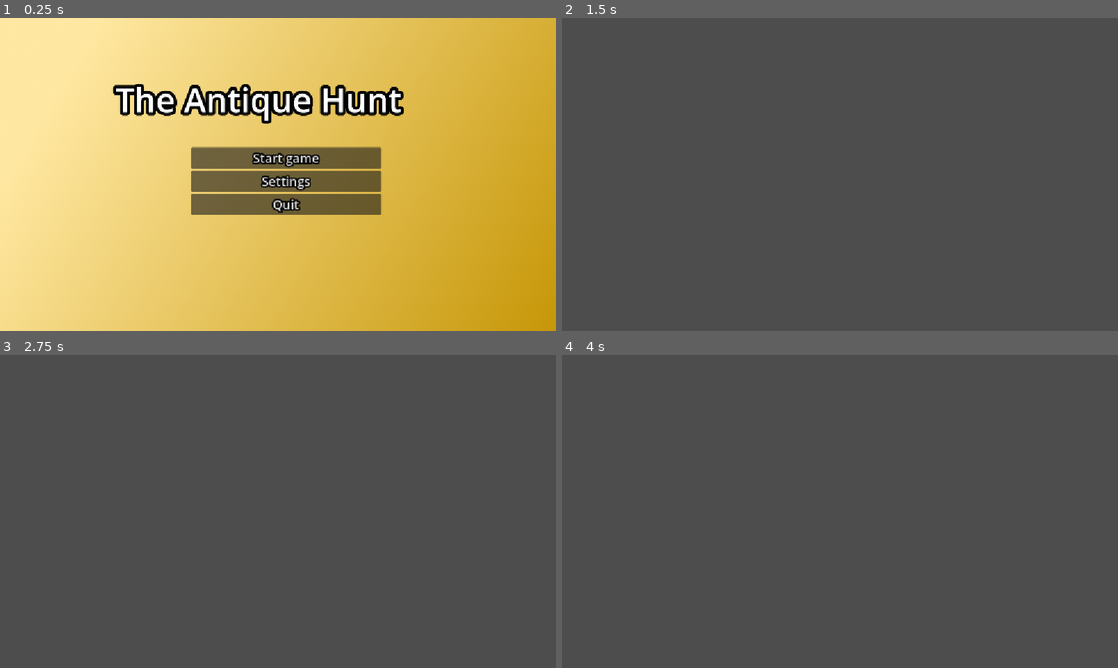
Above: before the commit, frames 1-4 (two rows, left to right).
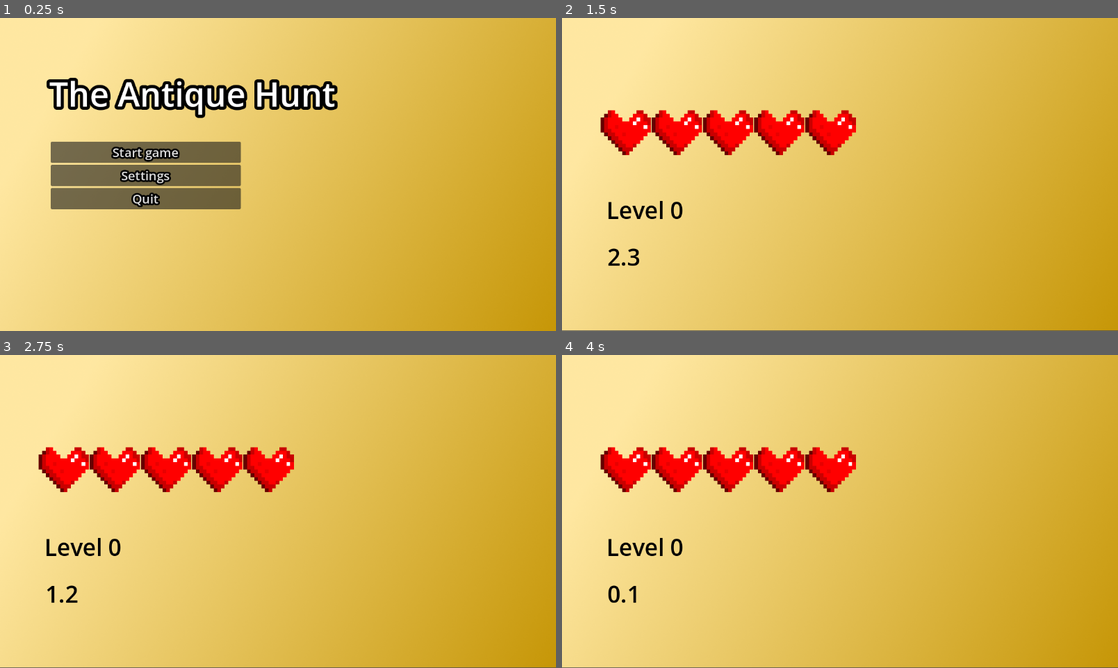
Above: after the commit, the same moments.

Repository: OldNimrod902/Week2Game
Game: Godot game, scene res://scenes/title_screen.tscn
Two runs of this game, one before a commit and one after it. Both use one fixed random seed, a clock stepped at 60 frames per second and the inputs below.
Inputs (mouse positions are in pixels of both pictures, inside the frame that each line leads up to):
- Up to frame 1 (0.25 s): no input
- Up to frame 2 (1.5 s): click "Start game" at 0.5 s; tap Enter (ui_accept) at 1.25, 1.35 s; move the mouse to (962, 158) at 1.27 s; hold Right (ui_right) from 1.28 s (still down); click (962, 158) at 1.42 s
- Up to frame 3 (2.75 s): tap Enter (ui_accept) at 1.52, 1.82 s; release Right (ui_right) at 2 s; drag from (166, 527) to (250, 574) at 2.02 s
- Up to frame 4 (4 s): tap Enter (ui_accept) at 2.75, 3.05 s; move the mouse to (895, 442) at 2.77 s; hold Left (ui_left) 2.78-3.5 s; tap Shift at 2.85 s; drag from (812, 574) to (673, 464) at 3.52 s

The runs differ from the first frame. In frame 1, 16% of the frame differs, in the area x 8-73%, y 19-63%; in frame 2, 100%; in frame 3, 100%; in frame 4, 100%, in the area x 0-100%, y 0-100%.

Commit message:
First level works

Diff:
--- /dev/null
+++ b/global.gd
@@ -0,0 +1,13 @@
+extends Node
+
+var minigames_done = 0
+var lives = 5
+
+# Called when the node enters the scene tree for the first time.
+func _ready() -> void:
+	pass # Replace with function body.
+
+
+# Called every frame. 'delta' is the elapsed time since the previous frame.
+func _process(delta: float) -> void:
+	pass
--- /dev/null
+++ b/mappiece.gd
@@ -0,0 +1,25 @@
+# the onreadys below run immediately at the start of the game, preventing
+# errors related to variable that haven't been defined yet in later scripts
+
+extends Node2D
+@onready var player: CharacterBody2D = $"../Player" # grabs the parent node
+@onready var self_area = $Area2D
+@onready var player_area = $"../Player/Area2D"
+
+# make a signal
+signal mappiece_collected
+
+func _process(delta: float) -> void: # this runs EVERY FRAME!
+
+	if player_area.overlaps_area(self_area): # checks if overlapping
+		if self.visible:
+			emit_signal("mappiece_collected") #signal broadcast
+			self.hide() #removed from player sight; collected
+
+
+# Because you're emitting a signal here, you need to connect that signal to
+# something to actually make it do a function. To do that, go to the
+# `Signals` menu next to the inspector tab and double click it.
+# You would then need to connect it to the parent script or scene script
+# and also name it something. You can name it ` garlic_collect` as seen
+# below, in the next script.
--- /dev/null
+++ b/player.gd
@@ -0,0 +1,25 @@
+extends CharacterBody2D
+
+
+const SPEED = 300.0
+const JUMP_VELOCITY = -600.0
+
+
+func _physics_process(delta: float) -> void:
+	# Add the gravity.
+	if not is_on_floor():
+		velocity += get_gravity() * delta
+
+	# Handle jump.
+	if Input.is_action_just_pressed("ui_accept") and is_on_floor():
+		velocity.y = JUMP_VELOCITY
+
+	# Get the input direction and handle the movement/deceleration.
+	# As good practice, you should replace UI actions with custom gameplay actions.
+	var direction := Input.get_axis("ui_left", "ui_right")
+	if direction:
+		velocity.x = direction * SPEED
+	else:
+		velocity.x = move_toward(velocity.x, 0, SPEED)
+
+	move_and_slide()
--- a/project.godot
+++ b/project.godot
@@ -15,9 +15,13 @@
 config/features=PackedStringArray("4.7", "GL Compatibility")
 config/icon="res://icon.svg"
 
+[autoload]
+
+Global="*uid://dy0n6nev4qd1k"
+
 [display]
 
-window/stretch/mode="canvas_items"
+window/stretch/mode="viewport"
 window/stretch/aspect="expand"
 
 [editor_plugins]
--- /dev/null
+++ b/scenes/level_scene.gd
@@ -0,0 +1,11 @@
+extends Node2D
+
+
+# Called when the node enters the scene tree for the first time.
+func _ready() -> void:
+	pass # Replace with function body.
+
+
+# Called every frame. 'delta' is the elapsed time since the previous frame.
+func _process(delta: float) -> void:
+	pass
--- a/scenes/level_scene.tscn
+++ b/scenes/level_scene.tscn
@@ -1,3 +1,61 @@
 [gd_scene format=3 uid="uid://gs6rc114yvc"]
 
+[ext_resource type="Script" uid="uid://moyxo1fnjtyb" path="res://scenes/timer_screen.gd" id="1_a74lg"]
+[ext_resource type="Texture2D" uid="uid://dpby4yvjnabg4" path="res://assets/background.png" id="2_c8xsp"]
+[ext_resource type="Texture2D" uid="uid://ce805tjq16jcs" path="res://assets/heart.png" id="3_fkwfp"]
+
 [node name="level_scene" type="Node2D" unique_id=2063433828]
+position = Vector2(0, -1)
+script = ExtResource("1_a74lg")
+
+[node name="Background" type="TextureRect" parent="." unique_id=508519362]
+offset_right = 1920.0
+offset_bottom = 1080.0
+scale = Vector2(0.6000162, 0.6000356)
+texture = ExtResource("2_c8xsp")
+
+[node name="HeartContainer" type="HBoxContainer" parent="." unique_id=1873210527]
+offset_left = 80.0
+offset_top = 184.0
+offset_right = 1146.0
+offset_bottom = 394.0
+scale = Vector2(0.4958393, 0.5168259)
+
+[node name="Heart" type="TextureRect" parent="HeartContainer" unique_id=1373908474]
+layout_mode = 2
+texture = ExtResource("3_fkwfp")
+
+[node name="Heart2" type="TextureRect" parent="HeartContainer" unique_id=1979288836]
+layout_mode = 2
+texture = ExtResource("3_fkwfp")
+
+[node name="Heart3" type="TextureRect" parent="HeartContainer" unique_id=1000313331]
+layout_mode = 2
+texture = ExtResource("3_fkwfp")
+
+[node name="Heart4" type="TextureRect" parent="HeartContainer" unique_id=2118480028]
+layout_mode = 2
+texture = ExtResource("3_fkwfp")
+
+[node name="Heart5" type="TextureRect" parent="HeartContainer" unique_id=411249196]
+layout_mode = 2
+texture = ExtResource("3_fkwfp")
+
+[node name="Level" type="RichTextLabel" parent="." unique_id=26259005]
+clip_contents = false
+offset_left = 92.0
+offset_top = 365.0
+offset_right = 322.0
+offset_bottom = 446.0
+theme_override_colors/default_color = Color(0, 0, 0, 1)
+theme_override_font_sizes/normal_font_size = 48
+text = "Level #"
+
+[node name="Timer" type="RichTextLabel" parent="." unique_id=1051152969]
+offset_left = 94.0
+offset_top = 462.0
+offset_right = 324.0
+offset_bottom = 583.0
+theme_override_colors/default_color = Color(0, 0, 0, 1)
+theme_override_font_sizes/normal_font_size = 48
+text = "0.0"
--- /dev/null
+++ b/scenes/minigame_1.gd
@@ -0,0 +1,37 @@
+extends Node2D
+@onready var themed_timer: Node2D = $timer
+# ^^^ You dragged this in the scene by the way
+
+
+
+var piece_collected = 0 # just keeping track of garlic collected
+var timer_end = false # boolean (true or false) stating whether the timer ended
+
+func _ready() -> void:
+
+		#Below you can see that I have a function that I named. I grab a
+		#function from it that was created in it's script and use `await` to
+		# tell the script to wait for a signal, or for when a function finshes
+
+
+	await themed_timer.Timer(20.0) #accessing a function from this node
+	#after this is compeleted...
+	timer_end = true # now we're saying "oh ye you ran out of time"
+
+func _process(delta: float) -> void: # running every frame brochacho
+
+	if piece_collected == 3: # the double equals is just an argument asking if it's the same, with "=" it'll give an error
+		if Global.minigames_done > 3: # we access a global script and see how many minigames have been compeleted
+			get_tree().change_scene_to_file("res://scenes/done_screen.tscn") # change current play scene into another, but you make your own finish screen in a later challenge, dont worry abt this rn
+		else:
+			get_tree().change_scene_to_file("res://scenes/level_scene.tscn") # go back to the intermission scene
+
+	if timer_end: # if the timer does end...
+		Global.minigames_done -=1 #go back a minigame
+		Global.lives -= 1 # lose ur lives
+		get_tree().change_scene_to_file("res://scenes/level_scene.tscn") # back to intermission
+
+
+func piece_collect() -> void: # cool function that you connect to those pieces
+	piece_collected = piece_collected +1
+	return
--- /dev/null
+++ b/scenes/minigame_1.tscn
@@ -0,0 +1,189 @@
+[gd_scene format=3 uid="uid://c03aqv0iy0cai"]
+
+[ext_resource type="Script" uid="uid://dbntvg1k6nua3" path="res://scenes/minigame_1.gd" id="1_fa05o"]
+[ext_resource type="Texture2D" uid="uid://dydpv08tkxdh5" path="res://assets/level1_background.png" id="1_tk6fs"]
+[ext_resource type="PackedScene" uid="uid://c1l11qjc2nvyp" path="res://scenes/player.tscn" id="2_og05i"]
+[ext_resource type="Texture2D" uid="uid://cmp0mccwfwqlt" path="res://assets/map_piece.png" id="3_lmjug"]
+[ext_resource type="Script" uid="uid://0vuxe626j7he" path="res://mappiece.gd" id="4_j1cg4"]
+[ext_resource type="PackedScene" uid="uid://b25o8x3abyrg3" path="res://scenes/timer.tscn" id="6_j1cg4"]
+
+[sub_resource type="RectangleShape2D" id="RectangleShape2D_x1h7o"]
+size = Vector2(40, 40)
+
+[sub_resource type="Animation" id="Animation_v5ebm"]
+length = 0.001
+tracks/0/type = "value"
+tracks/0/imported = false
+tracks/0/enabled = true
+tracks/0/path = NodePath("MapPiece1/MapPiece:position")
+tracks/0/interp = 1
+tracks/0/loop_wrap = true
+tracks/0/keys = {
+"times": PackedFloat32Array(0),
+"transitions": PackedFloat32Array(1),
+"update": 0,
+"values": [Vector2(628, 457)]
+}
+
+[sub_resource type="Animation" id="Animation_fa05o"]
+resource_name = "floating"
+length = 1.0333333
+loop_mode = 2
+tracks/0/type = "value"
+tracks/0/imported = false
+tracks/0/enabled = true
+tracks/0/path = NodePath("MapPiece1/MapPiece:position")
+tracks/0/interp = 2
+tracks/0/loop_wrap = true
+tracks/0/keys = {
+"times": PackedFloat32Array(0, 1),
+"transitions": PackedFloat32Array(1, 1),
+"update": 0,
+"values": [Vector2(628, 457), Vector2(627, 429)]
+}
+
+[sub_resource type="AnimationLibrary" id="AnimationLibrary_j1cg4"]
+_data = {
+&"RESET": SubResource("Animation_v5ebm"),
+&"floating": SubResource("Animation_fa05o")
+}
+
+[sub_resource type="CircleShape2D" id="CircleShape2D_x1h7o"]
+radius = 40.012497
+
+[node name="minigame_1" type="Node2D" unique_id=64859436]
+script = ExtResource("1_fa05o")
+
+[node name="ScrollingBackground" type="Parallax2D" parent="." unique_id=468419843]
+repeat_size = Vector2(1000, 0)
+autoscroll = Vector2(10, 0)
+
+[node name="Background" type="TextureRect" parent="ScrollingBackground" unique_id=2027947468]
+offset_right = 1920.0
+offset_bottom = 1080.0
+scale = Vector2(0.6000017, 0.60001403)
+texture = ExtResource("1_tk6fs")
+
+[node name="Platform1" type="StaticBody2D" parent="." unique_id=978379838]
+position = Vector2(-25, 561.00006)
+scale = Vector2(30.119997, 2.799999)
+
+[node name="ColorRect" type="ColorRect" parent="Platform1" unique_id=1454879558]
+offset_right = 40.0
+offset_bottom = 40.0
+color = Color(2.4065375e-08, 0.5828688, 0.20470807, 1)
+
+[node name="CollisionShape2D" type="CollisionShape2D" parent="Platform1" unique_id=222823891]
+position = Vector2(20, 20)
+shape = SubResource("RectangleShape2D_x1h7o")
+
+[node name="Platform2" type="StaticBody2D" parent="." unique_id=754379346]
+position = Vector2(536, 398)
+scale = Vector2(7.299881, 1.2206199)
+
+[node name="ColorRect" type="ColorRect" parent="Platform2" unique_id=516364422]
+offset_right = 40.0
+offset_bottom = 40.0
+color = Color(0.7373005, 0.39658245, 1.92523e-07, 1)
+
+[node name="CollisionShape2D" type="CollisionShape2D" parent="Platform2" unique_id=1439355390]
+position = Vector2(20, 20)
+shape = SubResource("RectangleShape2D_x1h7o")
+
+[node name="Platform3" type="StaticBody2D" parent="." unique_id=1659226917]
+position = Vector2(105.99998, 317)
+scale = Vector2(9.059881, 1.2206199)
+
+[node name="ColorRect" type="ColorRect" parent="Platform3" unique_id=926849202]
+offset_right = 40.0
+offset_bottom = 40.0
+color = Color(0.50470585, 0.2636744, 9.62615e-08, 1)
+
+[node name="CollisionShape2D" type="CollisionShape2D" parent="Platform3" unique_id=205628040]
+position = Vector2(20, 20)
+shape = SubResource("RectangleShape2D_x1h7o")
+
+[node name="Platform4" type="StaticBody2D" parent="." unique_id=2033703211]
+position = Vector2(586, 155.00003)
+scale = Vector2(7.419879, 1.2206199)
+
+[node name="ColorRect" type="ColorRect" parent="Platform4" unique_id=1976185555]
+offset_right = 40.0
+offset_bottom = 40.0
+color = Color(0.9121156, 0.49563754, 7.70092e-07, 1)
+
+[node name="CollisionShape2D" type="CollisionShape2D" parent="Platform4" unique_id=1946844137]
+position = Vector2(20, 20)
+shape = SubResource("RectangleShape2D_x1h7o")
+
+[node name="Player" parent="." unique_id=599305279 instance=ExtResource("2_og05i")]
+position = Vector2(262, 436)
+
+[node name="MapPiece1" type="Node2D" parent="." unique_id=1518647322]
+script = ExtResource("4_j1cg4")
+
+[node name="MapPiece" type="TextureRect" parent="MapPiece1" unique_id=1694212594]
+offset_left = 628.0
+offset_top = 457.0
+offset_right = 724.0
+offset_bottom = 553.0
+texture = ExtResource("3_lmjug")
+
+[node name="animation" type="AnimationPlayer" parent="MapPiece1" unique_id=1878136762]
+root_node = NodePath("../..")
+libraries/ = SubResource("AnimationLibrary_j1cg4")
+
+[node name="Area2D" type="Area2D" parent="MapPiece1" unique_id=350741965]
+position = Vector2(684, 511)
+
+[node name="CollisionShape2D" type="CollisionShape2D" parent="MapPiece1/Area2D" unique_id=234897454]
+shape = SubResource("CircleShape2D_x1h7o")
+
+[node name="MapPiece2" type="Node2D" parent="." unique_id=1628929016]
+position = Vector2(-451, -259)
+script = ExtResource("4_j1cg4")
+
+[node name="MapPiece" type="TextureRect" parent="MapPiece2" unique_id=51524474]
+offset_left = 628.0
+offset_top = 457.0
+offset_right = 724.0
+offset_bottom = 553.0
+texture = ExtResource("3_lmjug")
+
+[node name="animation" type="AnimationPlayer" parent="MapPiece2" unique_id=575131266]
+root_node = NodePath("../..")
+libraries/ = SubResource("AnimationLibrary_j1cg4")
+
+[node name="Area2D" type="Area2D" parent="MapPiece2" unique_id=1777742525]
+position = Vector2(684, 511)
+
+[node name="CollisionShape2D" type="CollisionShape2D" parent="MapPiece2/Area2D" unique_id=1729616273]
+shape = SubResource("CircleShape2D_x1h7o")
+
+[node name="MapPiece3" type="Node2D" parent="." unique_id=1670989497]
+position = Vector2(90, -420)
+script = ExtResource("4_j1cg4")
+
+[node name="MapPiece" type="TextureRect" parent="MapPiece3" unique_id=1648773198]
+offset_left = 628.0
+offset_top = 457.0
+offset_right = 724.0
+offset_bottom = 553.0
+texture = ExtResource("3_lmjug")
+
+[node name="animation" type="AnimationPlayer" parent="MapPiece3" unique_id=161937540]
+root_node = NodePath("../..")
+libraries/ = SubResource("AnimationLibrary_j1cg4")
+
+[node name="Area2D" type="Area2D" parent="MapPiece3" unique_id=1745591232]
+position = Vector2(684, 511)
+
+[node name="CollisionShape2D" type="CollisionShape2D" parent="MapPiece3/Area2D" unique_id=827190202]
+shape = SubResource("CircleShape2D_x1h7o")
+
+[node name="timer" parent="." unique_id=2075219886 instance=ExtResource("6_j1cg4")]
+position = Vector2(78, 51)
+
+[connection signal="mappiece_collected" from="MapPiece1" to="." method="piece_collect"]
+[connection signal="mappiece_collected" from="MapPiece2" to="." method="piece_collect"]
+[connection signal="mappiece_collected" from="MapPiece3" to="." method="piece_collect"]
--- /dev/null
+++ b/scenes/player.tscn
@@ -0,0 +1,21 @@
+[gd_scene format=3 uid="uid://c1l11qjc2nvyp"]
+
+[ext_resource type="Script" uid="uid://ca103vmcsstx8" path="res://player.gd" id="1_g2els"]
+[ext_resource type="Texture2D" uid="uid://c81p3cidt7x17" path="res://assets/main_character.png" id="2_qhqgy"]
+
+[sub_resource type="CircleShape2D" id="CircleShape2D_x1h7o"]
+radius = 49.0
+
+[node name="Player" type="CharacterBody2D" unique_id=599305279]
+script = ExtResource("1_g2els")
+
+[node name="Sprite2D" type="Sprite2D" parent="." unique_id=1916430597]
+texture = ExtResource("2_qhqgy")
+
+[node name="CollisionShape2D" type="CollisionShape2D" parent="." unique_id=983156113]
+shape = SubResource("CircleShape2D_x1h7o")
+
+[node name="Area2D" type="Area2D" parent="." unique_id=1887114037]
+
+[node name="CollisionShape2D2" type="CollisionShape2D" parent="Area2D" unique_id=1837378593]
+shape = SubResource("CircleShape2D_x1h7o")
--- /dev/null
+++ b/scenes/timer.gd
@@ -0,0 +1,28 @@
+extends Node2D
+@onready var timer: RichTextLabel = $timer #literally just the richlabeltext
+
+var time : float
+
+# Called when the node enters the scene tree for the first time.
+func _ready() -> void:
+	pass
+
+# Called every frame. 'delta' is the elapsed time since the previous frame.
+func _process(delta: float) -> void:
+	timer.text = str(snapped(time, 0.10)) # this makes names easier
+
+func Timer(start_time: float): # making a new function for timer countdown!
+	# we want the timer to go down, and when it reaches 0 it transitions
+	# to the next scene!
+
+	time = start_time
+
+	while time > 0.0: # run if timer hasnt reached 0
+		await wait(0.10)
+		time = time - 0.10
+
+	#when timer reaches 0
+	return
+
+func wait(seconds: float) -> void: # write this simple function out for wait!
+	await get_tree().create_timer(seconds).timeout # makes u wait
--- /dev/null
+++ b/scenes/timer.tscn
@@ -0,0 +1,10 @@
+[gd_scene format=3 uid="uid://b25o8x3abyrg3"]
+
+[ext_resource type="Script" uid="uid://7fh47aakkc8k" path="res://scenes/timer.gd" id="1_srplv"]
+
+[node name="timer" type="Node2D" unique_id=2075219886]
+script = ExtResource("1_srplv")
+
+[node name="timer" type="RichTextLabel" parent="." unique_id=1164632770]
+offset_right = 40.0
+offset_bottom = 40.0
--- /dev/null
+++ b/scenes/timer_screen.gd
@@ -0,0 +1,66 @@
+extends Node2D
+@onready var heart_container: HBoxContainer = $HeartContainer
+@onready var heart: TextureRect = $HeartContainer/Heart
+@onready var heart_2: TextureRect = $HeartContainer/Heart2
+@onready var heart_3: TextureRect = $HeartContainer/Heart3
+@onready var heart_4: TextureRect = $HeartContainer/Heart4
+@onready var heart_5: TextureRect = $HeartContainer/Heart5
+@onready var level: RichTextLabel = $Level
+@onready var timer: RichTextLabel = $Timer
+
+var time
+
+func _ready() -> void:
+	await Timer(3.0) # using the function created
+
+	if Global.minigames_done < 3: # if you havent completed 3 minigames yet
+		Global.minigames_done = Global.minigames_done +1
+		get_tree().change_scene_to_file("res://scenes/minigame_" + str(Global.minigames_done) + ".tscn") # changes your scene by arranging this frankenstein path.
+# Above, your script is being told to go to the next minigame. If the
+# current minigame is Level 1, then you would be on minigame 1. If you
+# complete that level, you have the minigames_done add one, and then you
+# look for the scene titled `minigame_` and then whatever minigame number
+# should be next. Make sure you name your minigame saves appropriately.
+
+	else:
+		get_tree().change_scene_to_file("res://scenes/title_screen.tscn") # changes your scene
+
+
+func _process(delta: float) -> void: #hides lost hearts
+	match Global.lives:
+		4:
+			heart.hide()
+		3:
+			heart.hide()
+			heart_2.hide()
+		2:
+			heart.hide()
+			heart_2.hide()
+			heart_3.hide()
+		1:
+			heart.hide()
+			heart_2.hide()
+			heart_3.hide()
+			heart_4.hide()
+		0:
+			heart_container.hide()
+
+	timer.text = str(time) # make ths text reflect the value of the time variable. this makes names easier. the str() converts the int to a String
+	level.text = "Level " + str(Global.minigames_done) # this tells you want minigame you're on using concatenation (google the word yo)
+
+func Timer(start_time: float): # making a new function for timer countdown!
+	# we want the timer to go down, and when it reaches 0 it transitions
+	# to the next scene!
+
+	time = start_time # make the timer, which is reflected through the timer text, start at your desired number
+
+	while time > 0.0: # run if timer hasnt reached 0
+		await wait(0.1) # asks script to wait on this function. the 'wait' name for the function does nothing here, as await is just telling the scrpit to wait for the function to complete before progressing
+		time -= 0.1 # remove 0.1
+		# progressively get the value smaller and smaller
+
+	#when timer reaches 0
+	return
+
+func wait(seconds: float) -> void: # write this simple function out for wait!
+	await get_tree().create_timer(seconds).timeout # makes u wait, dw abt this being complex '''
--- a/scenes/title_screen.tscn
+++ b/scenes/title_screen.tscn
@@ -14,20 +14,20 @@
 
 [node name="Title" type="RichTextLabel" parent="." unique_id=229028707]
 clip_contents = false
-offset_left = 239.0
-offset_top = 121.000015
-offset_right = 1230.0375
-offset_bottom = 315.5105
+offset_left = 102.0
+offset_top = 109.0
+offset_right = 1093.0375
+offset_bottom = 303.5105
 scale = Vector2(0.64477885, 0.64263874)
 theme_override_constants/outline_size = 40
 theme_override_font_sizes/normal_font_size = 108
 text = "The Antique Hunt"
 
 [node name="VBoxContainer" type="VBoxContainer" parent="." unique_id=1810089415]
-offset_left = 396.0
-offset_top = 268.0
-offset_right = 790.0
-offset_bottom = 522.0
+offset_left = 105.0
+offset_top = 256.0
+offset_right = 499.0
+offset_bottom = 510.0
 
 [node name="Start" type="Button" parent="VBoxContainer" unique_id=383823823]
 layout_mode = 2
Binary file added: assets/heart.png
Not shown, added: assets/heart.png.import
Binary file added: assets/level1_background.png
Not shown, added: assets/level1_background.png.import
Binary file added: assets/main_character.png
Not shown, added: assets/main_character.png.import
Binary file added: assets/map_piece.png
Not shown, added: assets/map_piece.png.import
Not shown, added: export_presets.cfg
Not shown, added: global.gd.uid
Not shown, added: mappiece.gd.uid
Not shown, added: player.gd.uid
(and 8 more such lines)
